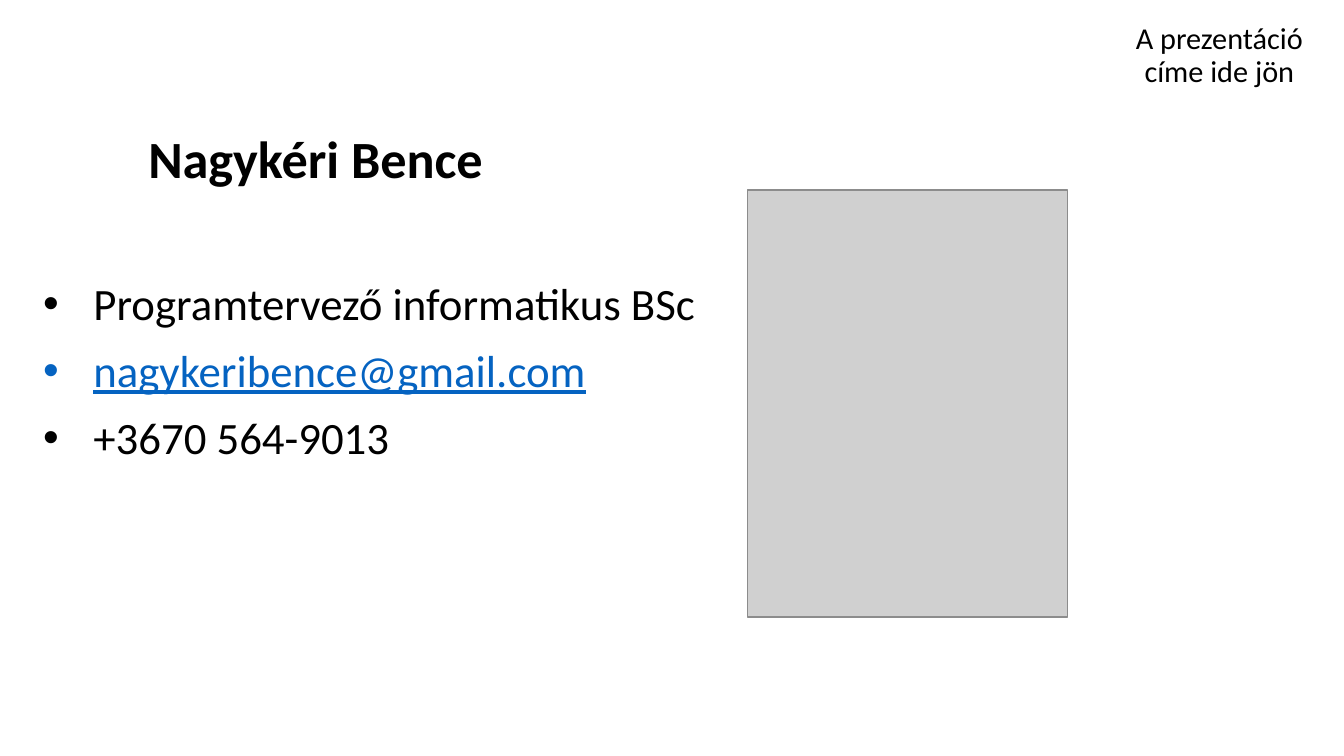
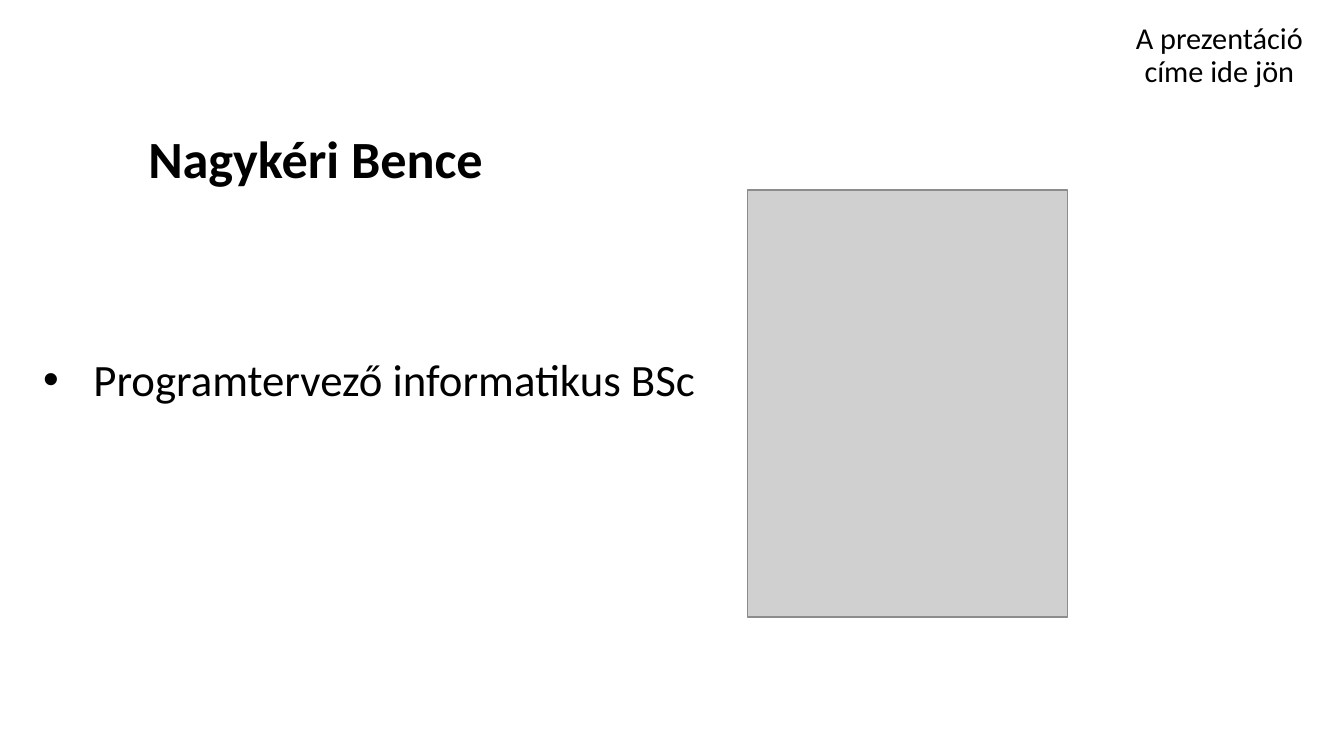
Before and after one commit to schonherz-java-ee-2016-summer/project, a slide deck: slide 2 of presentations/venue/nagykeri_bence/nagykeri_bence_prezi.pptx. Drawn at 1344x756 pixels with LibreOffice and Linux fonts; fonts in the diff are those of the drawing; grey boxes stand for pictures; background and template pictures are left out. Boxes give left, top, right and bottom in pixels: in the first picture for what was removed or moved away, otherwise in the second. Text is boxed around its words. In the diff, an @@ line names an element or a change of style, - is before the commit and + after.

```diff
--- a/presentations/venue/nagykeri_bence/nagykeri_bence_prezi.pptx
+++ b/presentations/venue/nagykeri_bence/nagykeri_bence_prezi.pptx
@@ text "Programtervező informatikus BSc": place and size @@
-text "Programtervező informatikus BSc" at <box>93,289,695,455</box>
+text "Programtervező informatikus BSc" at <box>93,365,695,404</box>
@@ text at <box>93,356,585,455</box>: paragraphs removed @@
-• nagykeribence@gmail.com
-• +3670 564-9013
```
Also in this commit, not shown: 2 other slides changed, 1 slide added.
